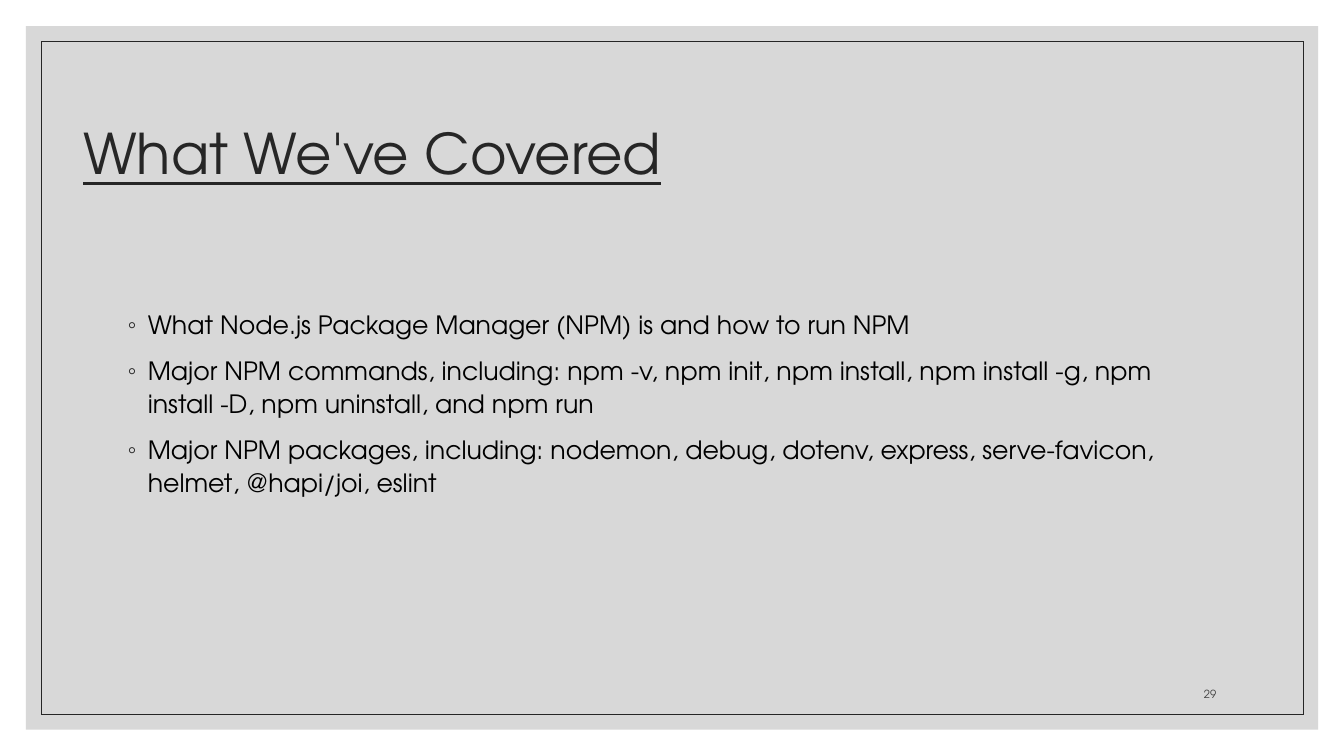
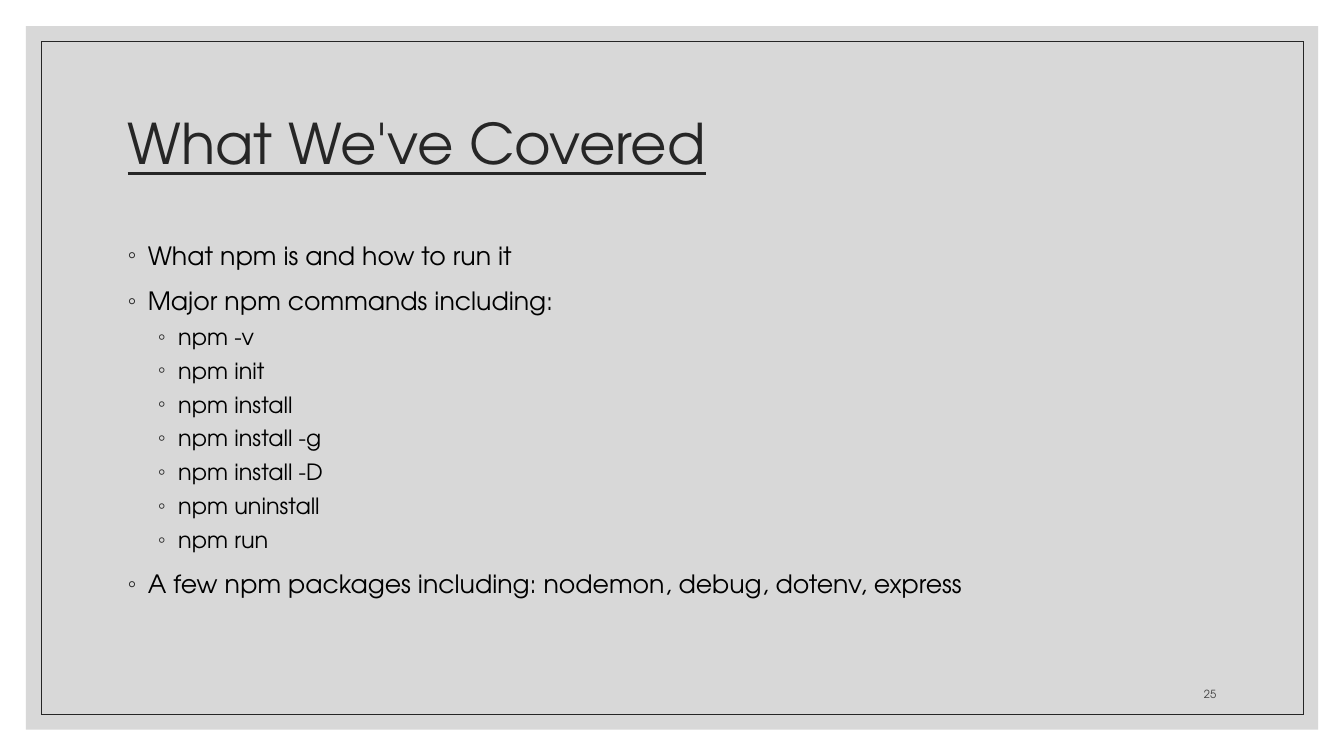
Before and after one commit to zackstotts/base-node-curriculum, a slide deck: slide 25 of unit_01/slides/Unit01-PartII.pptx (slide 29 before the commit). Drawn at 1344x756 pixels with LibreOffice and Linux fonts; fonts in the diff are those of the drawing. Boxes give left, top, right and bottom in pixels: in the first picture for what was removed or moved away, otherwise in the second. Text is boxed around its words. In the diff, an @@ line names an element or a change of style, - is before the commit and + after.

```diff
--- a/unit_01/slides/Unit01-PartII.pptx
+++ b/unit_01/slides/Unit01-PartII.pptx
@@ title "What We've Covered": place and size @@
-title "What We've Covered" at box(83, 132, 662, 185)
+title "What We've Covered" at box(128, 122, 706, 175)
@@ text at box(148, 246, 962, 599): text changed @@
-◦ What Node.js Package Manager (NPM) is and how to run NPM
-◦ Major NPM commands, including: npm -v, npm init, npm install, npm install -g, npm install -D, npm uninstall, and npm run
-◦ Major NPM packages, including: nodemon, debug, dotenv, express, serve-favicon, helmet, @hapi/joi, eslint
+◦ What npm is and how to run it
+◦ Major npm commands including:
+  ◦ npm -v
+  ◦ npm init
+  ◦ npm install
+  ◦ npm install -g
+  ◦ npm install -D
+  ◦ npm uninstall
+  ◦ npm run
+◦ A few npm packages including: nodemon, debug, dotenv, express
@@ page number at box(1204, 689, 1216, 698): text changed @@
-29
+25
```
Also in this commit, not shown: 17 other slides changed, 6 slides added, 10 slides removed, 1 other file.
